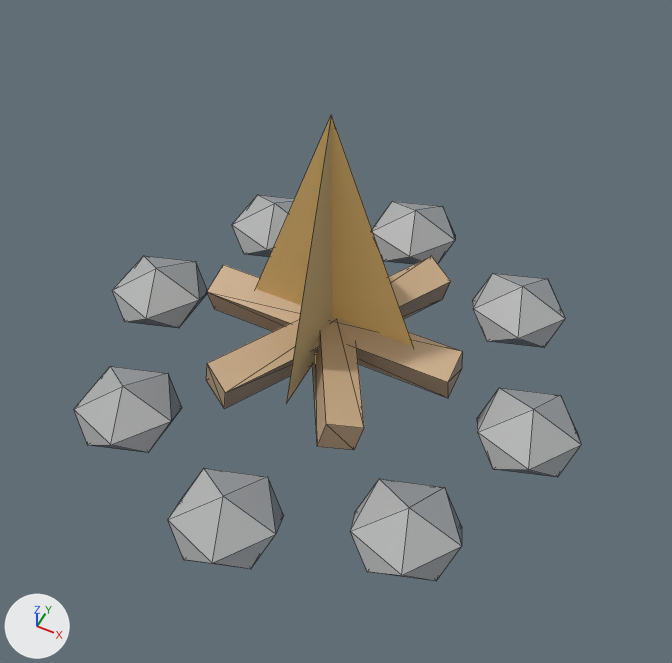
The glTF model assets/models/style/campfire.glb as it was, and as the next commit left it.
Camera for both pictures: a camera (50 mm lens) standing at (0.641, -1.263, 1.696) and looking at (0.081, -0.143, 0.295). Arrows for +X, +Y and +Z are at lower left; the lights stay in place. The picture after the commit comes second. Mesh edges are drawn as thin lines. Vertices at exactly the same position are counted once.

The scene before the commit, as lines of its bpy script (objects in view):
```python
me_campfire = bpy.data.meshes.new('campfire')
me_campfire.from_pydata(...)  # 125 vertices, 198 faces; spans x -0.596..0.596, y -0.591..0.591, z 0.0..0.7
me_campfire.materials.append(mat_defaultmaterial)
ob_campfire = bpy.data.objects.new('campfire', me_campfire)
ob_campfire.location = (0.0, 0.0, 0.0)
```
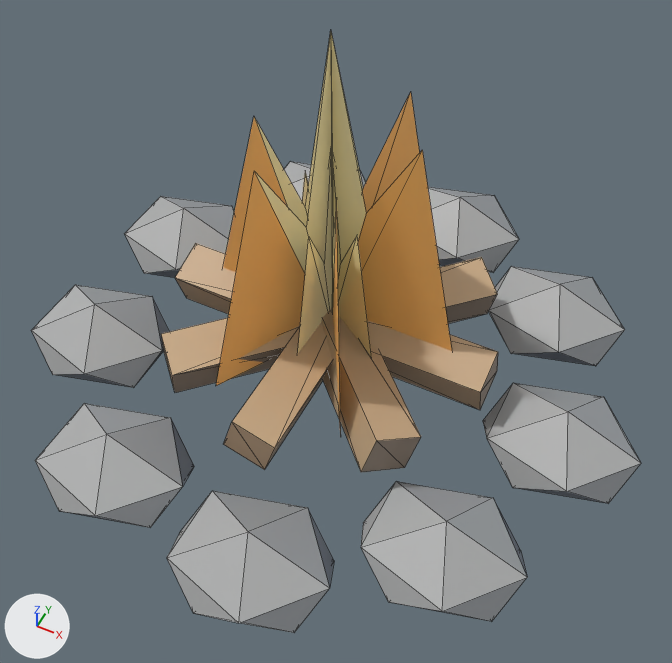
Boxes [x1, y1, x2, y2] around the edits, measured in the pictures (672 x 663 px; the box of a moved part takes in the faces that stretch with it):
'campfire', reshaped (20% wider, 29% taller): before [74, 115, 581, 581]; after [31, 32, 641, 633]
part 1 of me_campfire, moved or reshaped: before [477, 388, 581, 477]; after [483, 383, 641, 504]
part 2 of me_campfire, moved or reshaped: before [473, 273, 565, 347]; after [489, 266, 625, 366]
part 3 of me_campfire, moved or reshaped: before [372, 201, 455, 264]; after [428, 187, 519, 273]
part 4 of me_campfire, moved or reshaped: before [232, 195, 294, 257]; after [284, 161, 366, 201]
part 5 of me_campfire, moved or reshaped: before [112, 256, 208, 328]; after [125, 196, 234, 278]
part 6 of me_campfire, moved or reshaped: before [74, 366, 182, 453]; after [31, 285, 170, 388]
part 7 of me_campfire, moved or reshaped: before [168, 468, 283, 569]; after [35, 403, 194, 528]
part 8 of me_campfire, moved or reshaped: before [350, 479, 462, 581]; after [167, 491, 334, 633]
part 9 of me_campfire, added: after [361, 481, 527, 622]
part 10 of me_campfire, moved or reshaped: before [207, 265, 463, 398]; after [175, 243, 498, 410]
part 11 of me_campfire, moved or reshaped: before [206, 256, 451, 409]; after [161, 257, 497, 393]
part 12 of me_campfire, moved or reshaped: before [313, 317, 364, 450]; after [224, 322, 333, 470]
part 13 of me_campfire, added (beige): after [321, 308, 421, 472]
part 14 of me_campfire, rebuilt (50% wider, 40% taller): before [256, 115, 413, 403]; after [216, 32, 452, 436]
part 15 of me_campfire, added (brown): after [297, 161, 372, 357]

What the commit changed:
me_campfire is used by ob_campfire; location (0.0, 0.0, 0.0).
me_campfire had 125 vertices, 198 faces and spanned x -0.596..0.596, y -0.591..0.591, z 0.0..0.7.
me_campfire now has 180 vertices, 264 faces and spans x -0.689..0.722, y -0.678..0.678, z 0.0..0.87.
me_campfire part 1: the loose piece of 12 vertices spanning x 0.364..0.596, y -0.111..0.111, z 0.0..0.104 is scaled about its middle by (1.48, 1.23, 1.31), then moved by (0.07, 0.0, 0.016).
me_campfire part 2: the loose piece of 12 vertices spanning x 0.223..0.456, y 0.229..0.45, z 0.0..0.104 is scaled about its middle by (1.48, 1.23, 1.31), then moved by (0.082, 0.014, 0.016).
me_campfire part 3: the loose piece of 12 vertices spanning x -0.116..0.116, y 0.369..0.591, z 0.0..0.104 is scaled about its middle by (1.48, 1.23, 1.31), then moved by (0.096, 0.062, 0.016).
me_campfire part 4: the loose piece of 12 vertices spanning x -0.456..-0.223, y 0.229..0.45, z 0.0..0.104 is scaled about its middle by (1.48, 1.23, 1.31), then moved by (0.064, 0.137, 0.016).
me_campfire part 5: the loose piece of 12 vertices spanning x -0.596..-0.364, y -0.111..0.111, z 0.0..0.104 is scaled about its middle by (1.48, 1.23, 1.31), then moved by (-0.037, 0.188, 0.016).
me_campfire part 6: the loose piece of 12 vertices spanning x -0.456..-0.223, y -0.45..-0.229, z 0.0..0.104 is scaled about its middle by (1.48, 1.23, 1.31), then moved by (-0.177, 0.151, 0.016).
me_campfire part 7: the loose piece of 12 vertices spanning x -0.116..0.116, y -0.591..-0.369, z 0.0..0.104 is scaled about its middle by (1.48, 1.23, 1.31), then moved by (-0.275, 0.004, 0.016).
me_campfire part 8: the loose piece of 12 vertices spanning x 0.223..0.456, y -0.45..-0.229, z 0.0..0.104 is scaled about its middle by (1.48, 1.23, 1.31), then moved by (-0.244, -0.202, 0.016).
me_campfire part 9: the loose piece of 12 vertices spanning x 0.223..0.456, y -0.45..-0.229, z 0.0..0.104 is copied, and the copy is scaled about its middle by (1.48, 1.23, 1.31), then moved by (0.082, -0.014, 0.016); it spans x 0.25..0.593, y -0.49..-0.217, z 0.0..0.136.
me_campfire part 10: the loose piece of 8 vertices spanning x -0.3..0.3, y -0.049..0.049, z 0.071..0.169 is turned 2.9 degrees about the x axis through its middle and scaled by 1.25, then moved by (0.0, 0.0, 0.02).
me_campfire part 11: the loose piece of 8 vertices spanning x -0.192..0.192, y -0.284..0.284, z 0.071..0.169 is multiplied about its middle by the matrix ((1.206, 0.324, 0.044), (-0.323, 1.207, -0.044), (-0.054, 0.031, 1.248)), then moved by (0.0, 0.0, 0.02).
me_campfire part 12: the loose piece of 8 vertices spanning x -0.192..0.192, y -0.284..0.284, z 0.071..0.169 is multiplied about its middle by the matrix ((1.081, 0.624, 0.062), (-0.625, 1.083, 0.0), (-0.054, -0.031, 1.248)), then moved by (0.0, 0.0, 0.02).
me_campfire part 13: the loose piece of 8 vertices spanning x -0.3..0.3, y -0.049..0.049, z 0.071..0.169 is copied, and the copy is multiplied about its middle by the matrix ((-0.884, -0.883, 0.044), (0.884, -0.883, 0.044), (0.0, 0.062, 1.248)), then moved by (0.0, 0.0, 0.02); it spans x -0.309..0.309, y -0.309..0.309, z 0.077..0.203.
me_campfire part 14: the loose piece of 5 vertices spanning x -0.22..0.22, y -0.22..0.22, z 0.1..0.7 is rebuilt with 20 vertices and now spans x -0.3..0.3, y -0.26..0.26, z 0.12..0.87.
me_campfire part 15: a new loose piece of 20 vertices spanning x -0.149..0.149, y -0.17..0.17, z 0.13..0.63, in mat_defaultmaterial.
